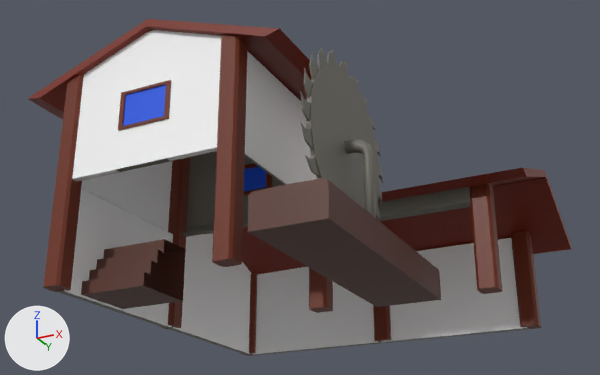
The FBX model Assets/Viridis Country/Models/Madeireira/Madeireira.fbx, before and after one commit.
Rendered twice from a 50 mm camera at (10.14, -20.15, -5.5) aimed at (0.02, 0.09, 3.61). Every picture has the same lights, and +X, +Y and +Z are marked at lower left. Where no turn or scale is listed for an object, it has been applied to the vertices. Vertices at the same position are counted once.
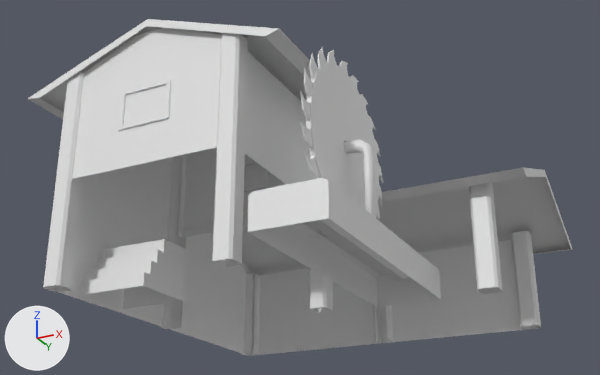
What differs and where, as boxes [x1, y1, x2, y2] in the pictures (600 x 375 px):
part 1 of me_cube_028, deleted
    before: [378, 187, 471, 221]
part 2 of me_cube_028, deleted
    before: [80, 151, 286, 235]
part 3 of me_cube_028, cut back
    before: [40, 26, 571, 356]
    after: [81, 157, 186, 301]
part 4 of me_cube_028, recoloured
    both: [58, 47, 383, 329]
part 5 of me_cube_028, recoloured
    both: [72, 30, 317, 184]
part 6 of me_cube_028, recoloured (blue to white)
    both: [123, 85, 266, 191]
part 7 of me_cube_028, recoloured (brown to white)
    both: [43, 34, 541, 353]
part 8 of me_cube_028, recoloured (brown to white)
    both: [81, 178, 441, 299]
part 9 of me_cube_028, recoloured (brown to white)
    before: [28, 19, 572, 254]
    after: [28, 19, 572, 274]

The edits, one by one:
me_cube_028 is used by ob_cube_028; location (0.0, 0.0, 0.0).
me_cube_028 had 960 vertices, 771 faces and spanned x -6.11..6.54, y -6.21..6.67, z -0.04..7.07.
me_cube_028 now has 917 vertices, 706 faces and spans x -6.11..6.54, y -6.21..6.67, z -0.04..7.07.
me_cube_028 part 1: the loose piece of 16 vertices spanning x 0.72..4.96, y 0.28..0.83, z 2.41..2.96 is deleted.
me_cube_028 part 2: the loose piece of 8 vertices spanning x -4.64..0.52, y -4.52..0.48, z 2.89..2.98 is deleted.
Part 3, on me_cube_028:
21 vertices are removed from x -4.66..5.13, y -4.49..5.25, z -0.04..6.96.
54 faces are deleted.
2 vertices are added at (-4.66, -4.35, 3.75), (-4.66, 0.39, 3.75).
3 new faces join them.
me_cube_028 part 4: 520 faces spanning x -4.66..5.13, y -5.63..5.45, z -0.04..6.96 switch from mat_metal (grey #747268) to no material.
me_cube_028 part 5: 21 faces spanning x -4.66..5.13, y -4.69..5.45, z -0.04..6.82 switch from mat_parede (white #fcfcfc) to no material.
me_cube_028 part 6: 2 faces spanning x -2.9..-1.42, y -4.69..0.66, z 4.08..5.02 switch from mat_janela (blue #1356e7) to no material.
me_cube_028 part 7: 89 faces spanning x -4.83..5.49, y -4.79..5.61, z 0.0..6.08 switch from mat_colunas (brown #6d280a) to no material.
me_cube_028 part 8: 35 faces spanning x -4.44..3.81, y -6.21..0.93, z 0.01..1.48 switch from mat_suporte (brown #572e22) to no material.
me_cube_028 part 9: 36 faces spanning x -6.11..6.54, y -4.89..6.67, z 2.49..7.07 switch from mat_telhado (brown #7b240e) to no material.
